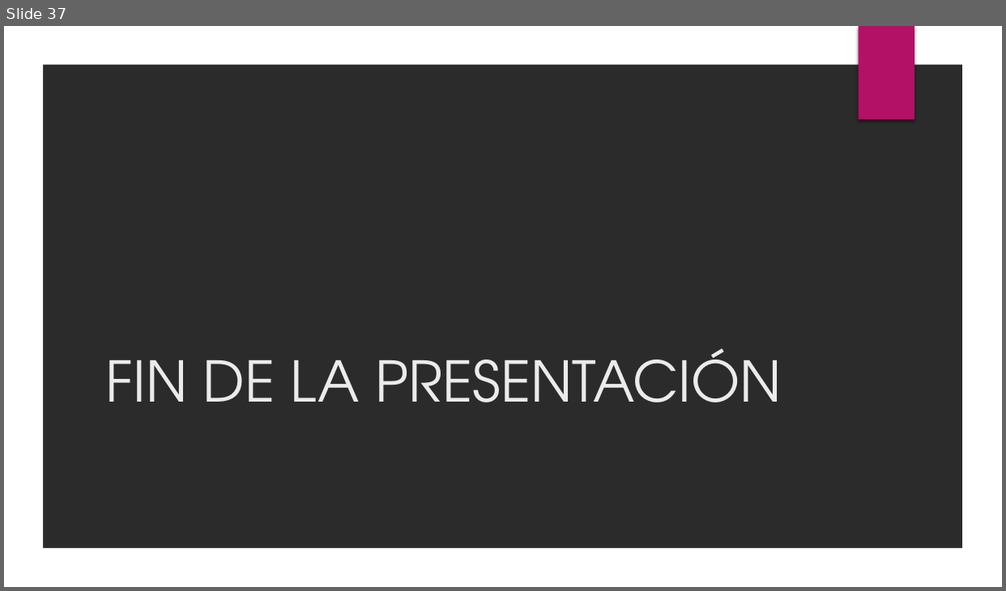
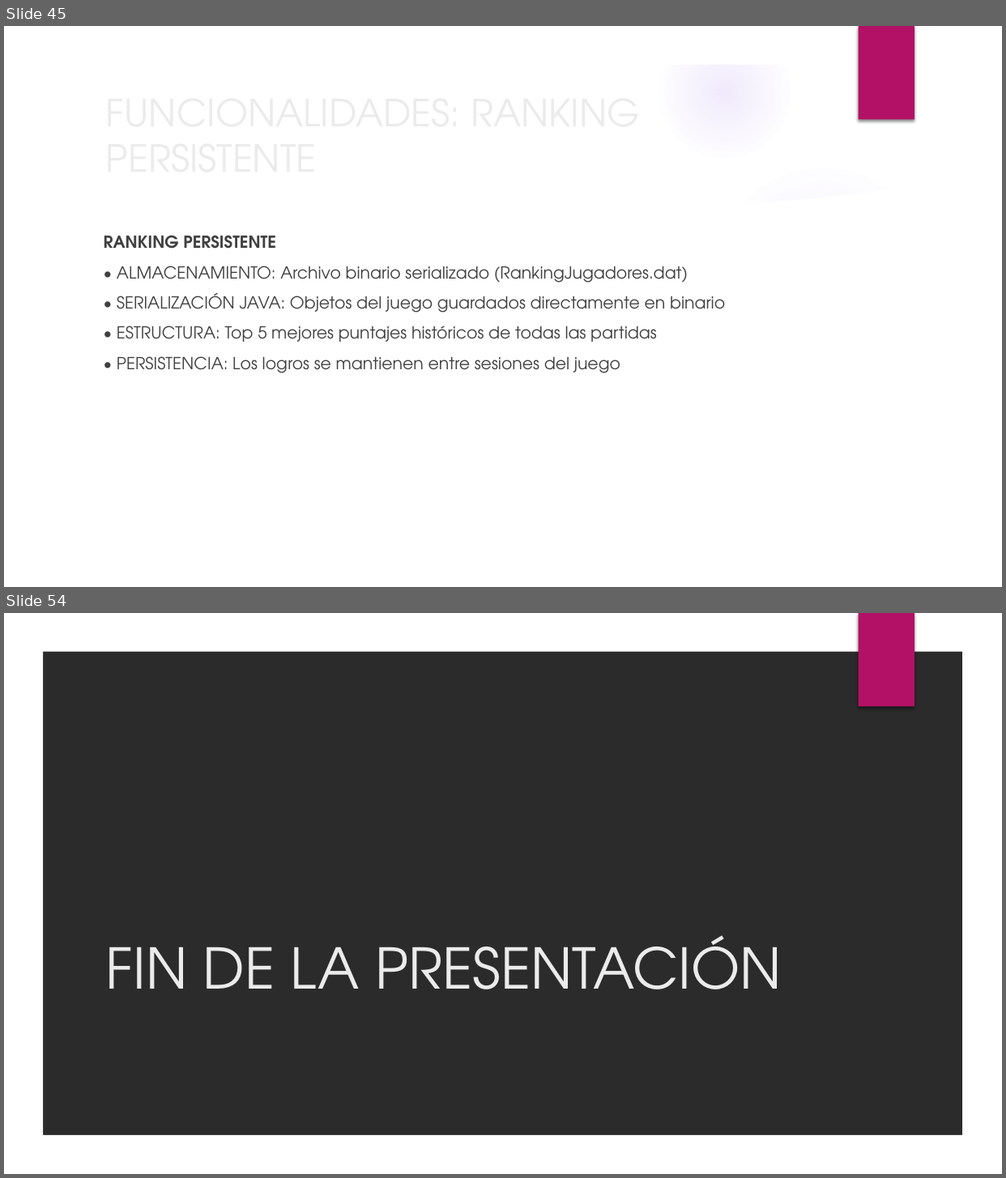
Before and after one commit to BinaryJuan/scrabble-poo, a slide deck: SCRABBLE.pptx. Shown one above the other, each under a label of ours: slide 37 before the commit, slides 45 and 54 after it; the slides between them are not shown. The pictures are 1006x591 and 1006x1178 pixels, drawn with LibreOffice and Linux fonts; fonts in the diff are those of the drawing; background and template pictures are left out; a plain dark background stands for a picture behind light text. Boxes give left, top, right and bottom in pixels: in the first picture for what was removed or moved away, otherwise in the second. Text is boxed around its words. In the diff, an @@ line names an element or a change of style, - is before the commit and + after.

```diff
--- a/SCRABBLE.pptx
+++ b/SCRABBLE.pptx
@@ slide 45 added at [4,26,1002,587], background picture (left out); not listed: 2 template elements that a slide beside it also shows @@
@@ title added at [98,105,816,163], 36 pt, text #EBEBEB @@
+FUNCIONALIDADES: RANKING PERSISTENTE
@@ group added at [4,27,971,587]: 5 ellipses, 2 freeform shapes @@
@@ text added at [104,235,725,373], 16 pt, text #404040 @@
+RANKING PERSISTENTE
+• ALMACENAMIENTO: Archivo binario serializado (RankingJugadores.dat)
+• SERIALIZACIÓN JAVA: Objetos del juego guardados directamente en binario
+• ESTRUCTURA: Top 5 mejores puntajes históricos de todas las partidas
+• PERSISTENCIA: Los logros se mantienen entre sesiones del juego
@@ what was slide 37 is now slide 54 @@
```
Also in this commit, not shown: 1 slide changed, 16 other slides added, 10 other files.
